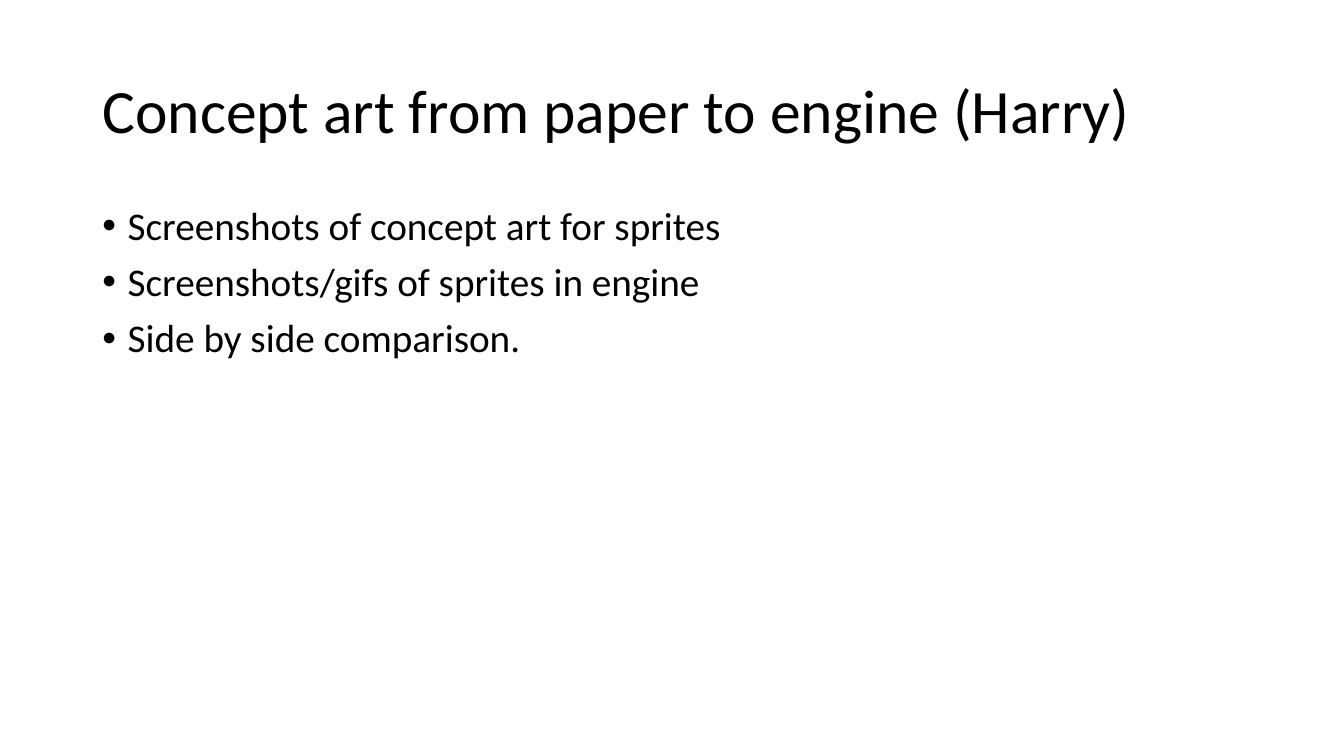
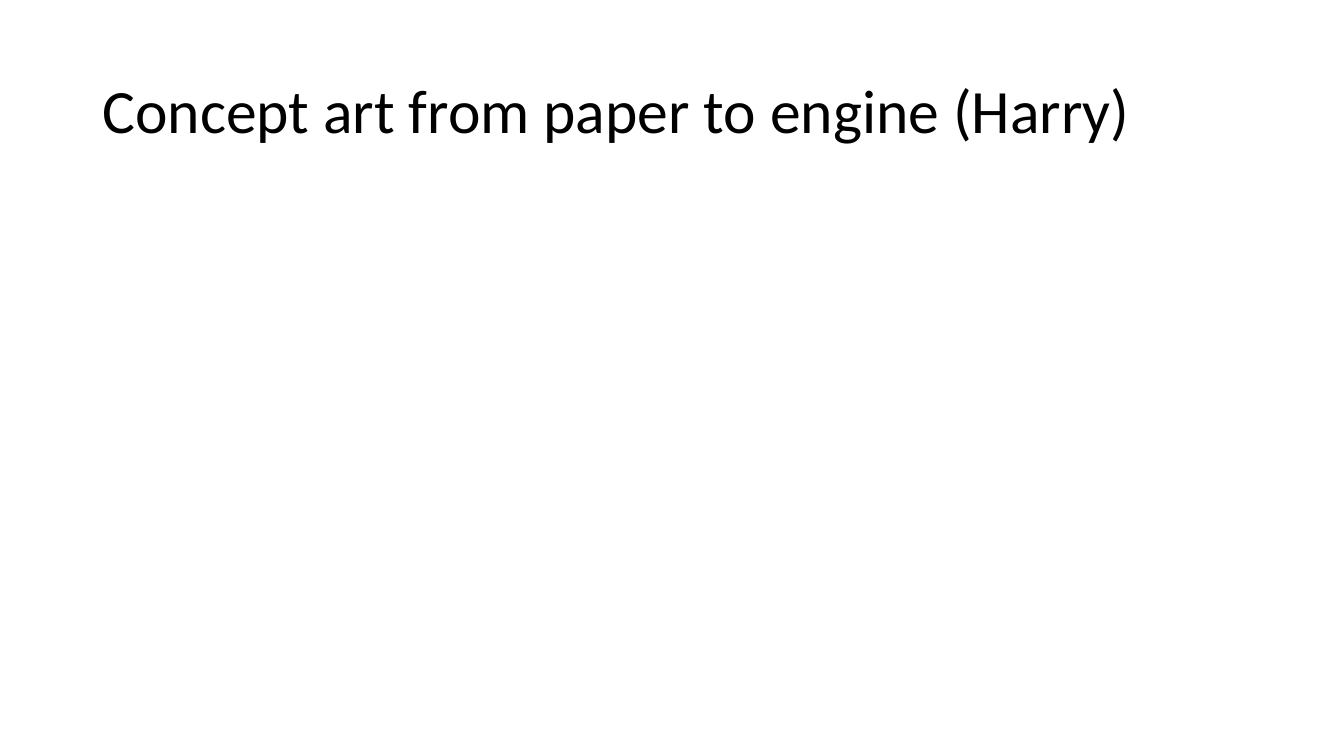
Before and after one commit to DannyStanley/TDEMO-, a slide deck: slide 6 of Video Presentation V2.pptx (slide 7 before the commit). Drawn at 1344x756 pixels with LibreOffice and Linux fonts; fonts in the diff are those of the drawing. Boxes give left, top, right and bottom in pixels: in the first picture for what was removed or moved away, otherwise in the second. Text is boxed around its words. In the diff, an @@ line names an element or a change of style, - is before the commit and + after.

```diff
--- a/Video Presentation V2.pptx
+++ b/Video Presentation V2.pptx
@@ text removed at <box>128,212,720,359</box> @@
-• Screenshots of concept art for sprites
-• Screenshots/gifs of sprites in engine
-• Side by side comparison.
```
Also in this commit, not shown: 7 other slides changed, 1 slide removed.
